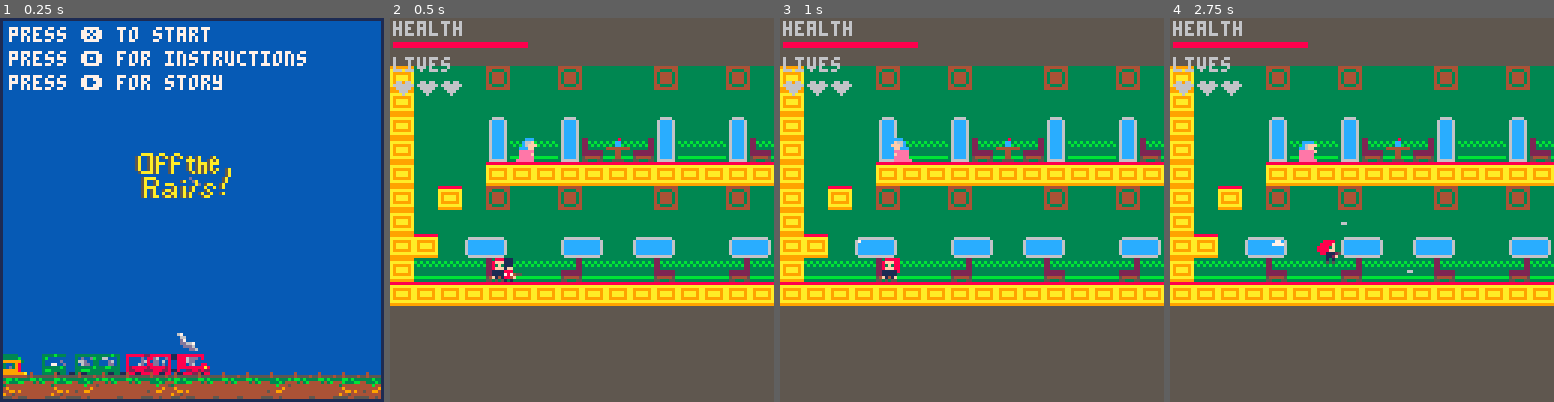
Above: before the commit, frames 1-4 (left to right).
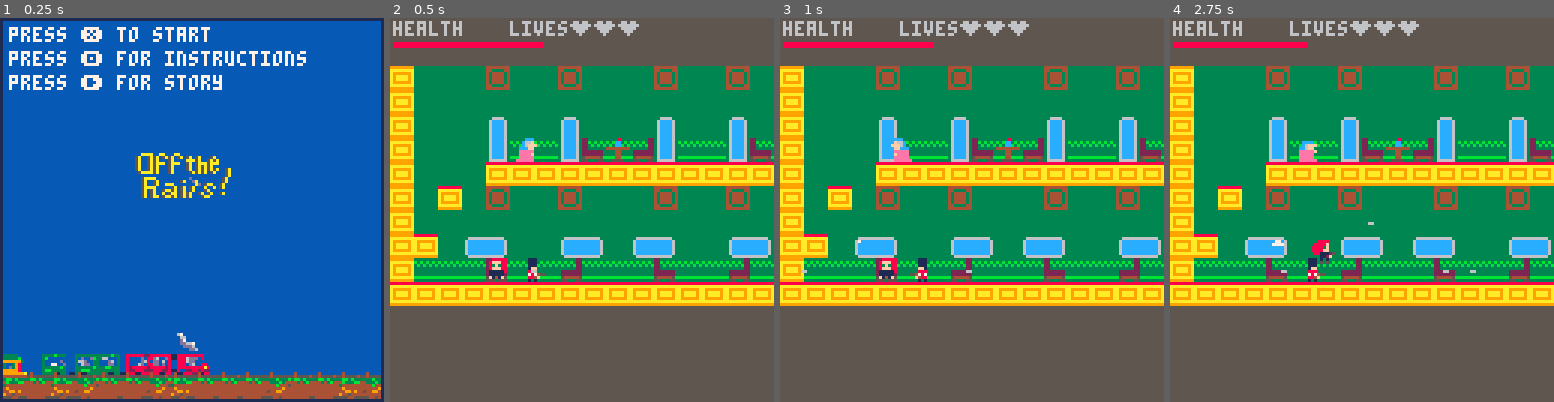
Above: after the commit, the same moments.

Repository: hggorel/Off-The-Rails
Game: PICO-8 cartridge offtherails.p8
Two runs of this game, one before a commit and one after it. Both use one fixed random seed, a clock stepped at 60 frames per second and the inputs below.
Inputs:
- Up to frame 1 (0.25 s): no input
- Up to frame 2 (0.5 s): tap X (X key) at 0.33 s
- Up to frame 3 (1 s): tap O (Z key) at 0.7 s
- Up to frame 4 (2.75 s): tap X (X key) at 1.07, 1.85 s; hold Right 1.6-2.1 s; tap O (Z key) at 1.7, 2.1, 2.5 s; hold Up 2.15-2.42 s; hold Right from 2.47 s (still down)

Frame 1 is identical in both runs. In frame 2, 1.8% of the frame differs, in the area x 0-65%, y 0-69%; in frame 3, 1.7%; in frame 4, 1.8%.

Commit message:
bullet collision fixed

Diff:
--- a/offtherails.p8
+++ b/offtherails.p8
@@ -1,5 +1,5 @@
 pico-8 cartridge // http://www.pico-8.com
-version 32
+version 33
 __lua__
 --basic set up sections
 --in the game
@@ -90,7 +90,7 @@
 	danger = {}
 	bullets = {}
 	if level == 1 then
-		create_soldier(32, 64)
+		create_soldier(40, 64)
 		create_soldier(160, 64)
 	end
 
@@ -102,18 +102,18 @@
 
 	lives={}
 	heart1 = {
-		x=1,
-		y=20,
+		x=60,
+		y=0,
 		sprite=68
 	}
 	heart2={
-		x=9,
-		y=20,
+		x=68,
+		y=0,
 		sprite=68
 	}
 	heart3={
-		x=17,
-		y=20,
+		x=76,
+		y=0,
 		sprite=68
 	}
 	add(lives, heart1)
@@ -126,12 +126,15 @@
 		sprite=56,
 		x=player.x,
 		y=player.y,
-		dx=2,
+		dx=3,
 		dy=0
 	}
 
 	if player.flipx==false then
-		bullet.dx=-2
+		bullet.dx=-3
+		bullet.x-=3
+	else
+		bullet.x+=5
 	end
 
 	add(bullets, bullet)
@@ -472,7 +475,7 @@
 
 function move_player()
 
-	local allowance=28
+	local allowance=14
 	--local speed=1
 	--jump_height = check_jump_height()
 
@@ -584,25 +587,24 @@
 	--gameplay mode updates
 	if mode == 1 then
 
-
-	local player_right_character = mget((player.x +8)/8, player.y/8)
+	local player_right_character = mget((player.x +8)/8 + map_x, player.y/8)
 	local player_right_collidable = fget(player_right_character, 0)
 
-	local player_left_character = mget((player.x)/8, player.y/8)
+	local player_left_character = mget((player.x)/8 + map_x, player.y/8)
 	local player_left_collidable = fget(player_left_character, 0)
 
 	-- moving all of the bullets
 	for b in all(bullets) do
-		local tile_below = mget(b.x / 8, (b.y + 8) / 8)
+		local tile_below = mget(b.x / 8+map_x, (b.y + 8) / 8)
  	local tile_below_collidable = fget(tile_below, 0)
 
-		local tile_above = mget((b.x+4) / 8, (b.y-1) / 8)
+		local tile_above = mget((b.x) / 8 + map_x, (b.y-1) / 8)
  	local tile_above_collidable = fget(tile_above, 0)
 
-		local tile_right = mget((b.x +8)/8, b.y/8)
+		local tile_right = mget((b.x +8)/8 + map_x, b.y/8)
 		local tile_right_collidable = fget(tile_right, 0)
 
-		local tile_left = mget((b.x)/8, b.y/8)
+		local tile_left = mget((b.x)/8 + map_x, b.y/8)
 		local tile_left_collidable = fget(tile_left, 0)
 
 		b.x+=b.dx
@@ -624,16 +626,16 @@
 	end
 
 	for e in all(danger) do
-		local tile_below = mget(e.x / 8, (e.y + 8) / 8)
+		local tile_below = mget(e.x / 8 + map_x, (e.y + 8) / 8)
  	local tile_below_collidable = fget(tile_below, 0)
 
-		local tile_above = mget((e.x+4) / 8, (e.y-1) / 8)
+		local tile_above = mget((e.x+4) / 8 + map_x, (e.y-1) / 8)
  	local tile_above_collidable = fget(tile_above, 0)
 
-		local tile_right = mget((e.x +8)/8, e.y/8)
+		local tile_right = mget((e.x +8)/8 + map_x, e.y/8)
 		local tile_right_collidable = fget(tile_right, 0)
 
-		local tile_left = mget((e.x)/8, e.y/8)
+		local tile_left = mget((e.x)/8 + map_x, e.y/8)
 		local tile_left_collidable = fget(tile_left, 0)
 
 		e.x+=e.dx
@@ -842,7 +844,7 @@
 		camera()
 		print('health', 1, 1, 6)
 		rectfill(1,8, player.health,9,8)
-		print('lives', 1, 13, 6)
+		print('lives', 40, 1, 6)
 		for h in all(lives) do
 			spr(h.sprite, h.x, h.y)
 		end
@@ -1026,7 +1028,7 @@
 	camera()
 	print('health', 1, 1, 6)
 	rectfill(1,8, player.health,9,8)
-	print('lives', 1, 13, 6)
+	print('lives', 40, 1, 6)
 	for h in all(lives) do
 		spr(h.sprite, h.x, h.y)
 	end
